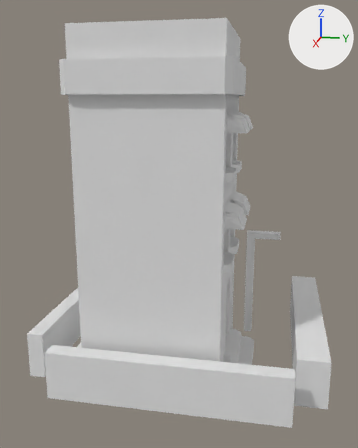
The FBX model Assets/Content/FBX/meta/houses/meta_h_tier3_1.fbx: old version first, new version second.
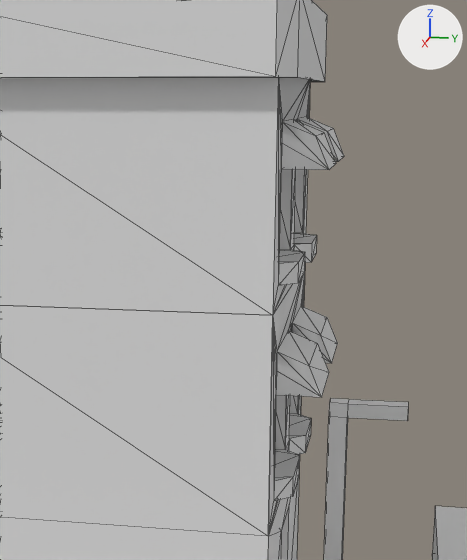
Each version appears first whole from a camera (50 mm lens) standing at (2.93, 0.51, 1.65) and looking at (0.13, -0.05, 0.95), and next in a close-up on the part from 30% to 85% of the width and 14% to 67% of the height. The axes (+X, +Y, +Z) are drawn at upper right. The lights are the same throughout. The close-ups show mesh edges as thin lines. Where no turn or scale is listed for an object, it has been applied to the vertices.

Before the edit, the objects in view are built like this:
```python
me_scene_003 = bpy.data.meshes.new('Scene.003')
me_scene_003.from_pydata(...)  # 525 vertices, 827 faces; spans x -0.62..0.81, y -0.8..0.81, z 0.13..2.0
ob_meta_h_tier3_1 = bpy.data.objects.new('meta_h_tier3_1', me_scene_003)
ob_meta_h_tier3_1.location = (0.0, 0.0, 0.0)
```
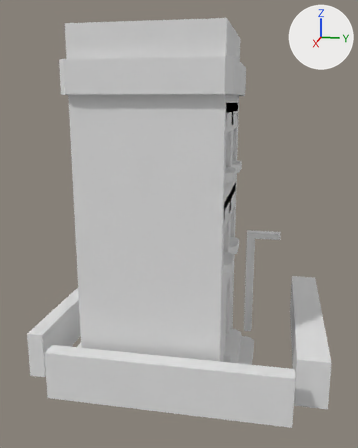
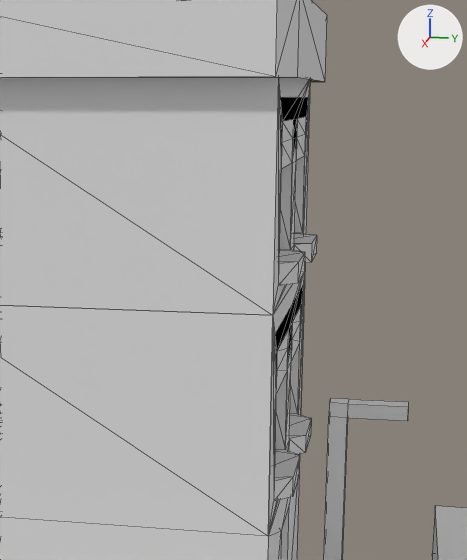
Changed parts and their boxes [x1, y1, x2, y2] in the close-ups (467 x 560 px):
part 1 of me_scene_003, deleted
    before: [276, 306, 338, 397]
part 2 of me_scene_003, deleted
    before: [281, 117, 344, 170]

The change, as a list of edits to the scene's bpy script:
```text
Change me_scene_003:
    used by ob_meta_h_tier3_1; location = (0.0, 0.0, 0.0)
    remove me_scene_003.from_pydata(...)  # 525 vertices, 827 faces; spans x -0.62..0.81, y -0.8..0.81, z 0.13..2.0
    add me_scene_003.from_pydata(...)  # 509 vertices, 779 faces; spans x -0.62..0.81, y -0.8..0.81, z 0.13..2.0
    me_scene_003 part 1
    8 vertices are removed from x 0.02..0.57, y 0.34..0.36, z 1.05..1.11
    24 faces are deleted
    me_scene_003 part 2
    8 vertices are removed from x 0.02..0.57, y 0.34..0.36, z 1.51..1.58
    24 faces are deleted
```
